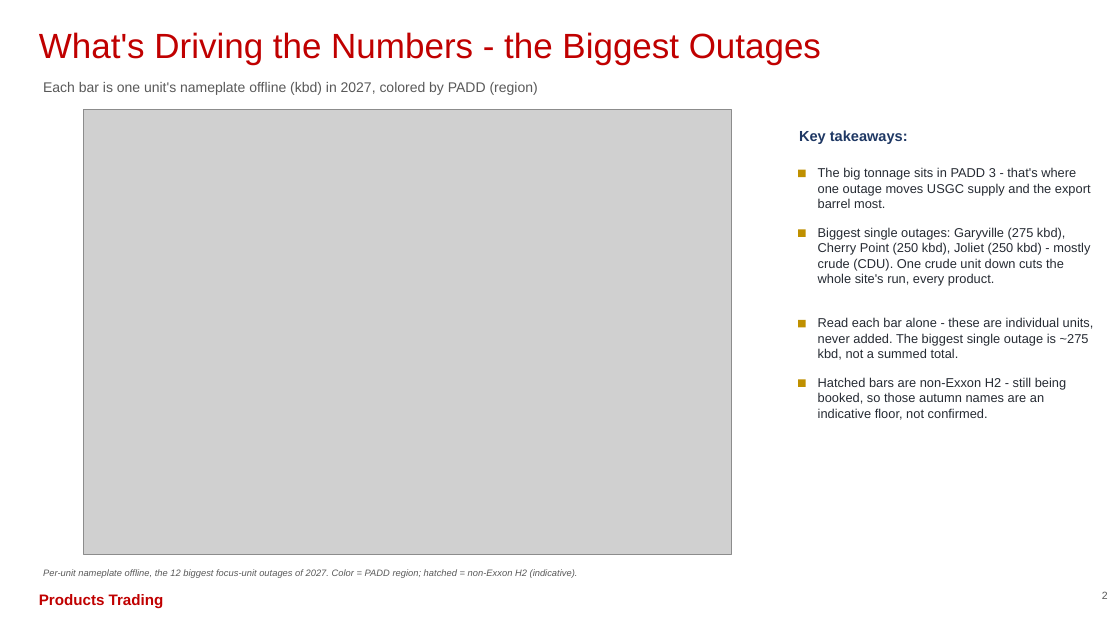
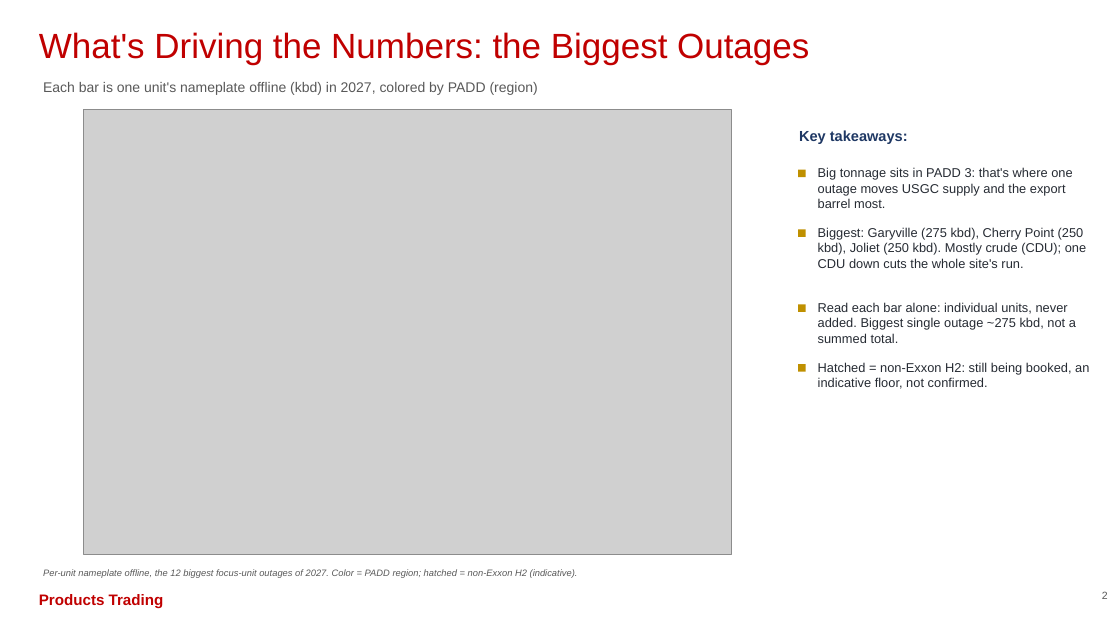
Before and after one commit to HoldenCole/Outages-script, a slide deck: slide 3 of output/outage_deck.pptx. Drawn at 1120x630 pixels with LibreOffice and Linux fonts; fonts in the diff are those of the drawing; grey boxes stand for pictures. Boxes give left, top, right and bottom in pixels: in the first picture for what was removed or moved away, otherwise in the second. Text is boxed around its words. In the diff, an @@ line names an element or a change of style, - is before the commit and + after.

```diff
--- a/output/outage_deck.pptx
+++ b/output/outage_deck.pptx
@@ text at (x1=39, y1=32, x2=809, y2=65): text changed @@
-What's Driving the Numbers - the Biggest Outages
+What's Driving the Numbers: the Biggest Outages
@@ text at (x1=818, y1=167, x2=1072, y2=208): text changed @@
-The big tonnage sits in PADD 3 - that's where one outage moves USGC supply and the export barrel most.
+Big tonnage sits in PADD 3: that's where one outage moves USGC supply and the export barrel most.
@@ text at (x1=818, y1=227, x2=1086, y2=268): text changed @@
-Biggest single outages: Garyville (275 kbd), Cherry Point (250 kbd), Joliet (250 kbd) - mostly crude (CDU). One crude unit down cuts the whole site's run, every product.
+Biggest: Garyville (275 kbd), Cherry Point (250 kbd), Joliet (250 kbd). Mostly crude (CDU); one CDU down cuts the whole site's run.
@@ rectangle moved from (x1=798, y1=320, x2=806, y2=328) to (x1=798, y1=304, x2=806, y2=312) @@
@@ text at (x1=818, y1=302, x2=1076, y2=343): text changed @@
-Read each bar alone - these are individual units, never added. The biggest single outage is ~275 kbd, not a summed total.
+Read each bar alone: individual units, never added. Biggest single outage ~275 kbd, not a summed total.
@@ rectangle moved from (x1=798, y1=380, x2=806, y2=387) to (x1=798, y1=364, x2=806, y2=371) @@
@@ text at (x1=818, y1=362, x2=1089, y2=389): text changed @@
-Hatched bars are non-Exxon H2 - still being booked, so those autumn names are an indicative floor, not confirmed.
+Hatched = non-Exxon H2: still being booked, an indicative floor, not confirmed.
```
Also in this commit, not shown: 6 other slides changed, 4 other files.
